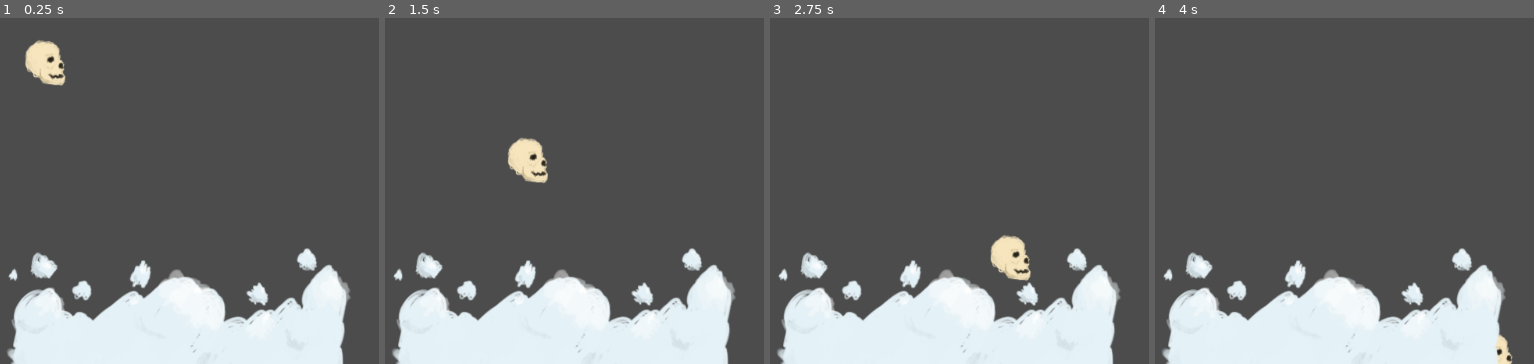
Above: before the commit, frames 1-4 (left to right).
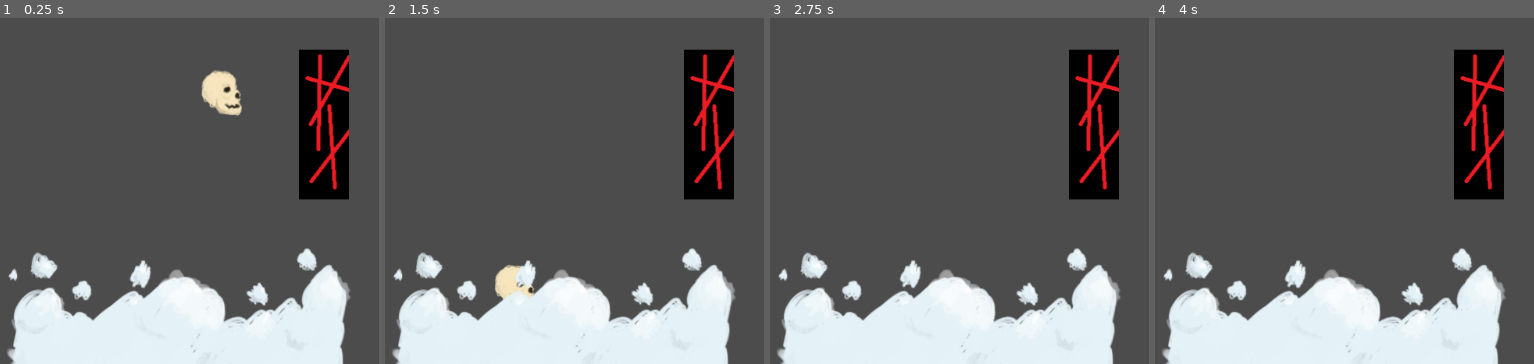
Above: after the commit, the same moments.

Repository: 4X3L/sky-high
Game: Godot game, scene res://Game.tscn
Same seed, same stepped clock (60 frames per second), same inputs: the game is played once before the commit and once after it.
Inputs:
- Up to frame 1 (0.25 s): no input
- Up to frame 2 (1.5 s): no input
- Up to frame 3 (2.75 s): no input
- Up to frame 4 (4 s): no input

The runs differ from the first frame. In frame 1, 7.8% of the frame differs, in the area x 6-93%, y 6-53%; in frame 2, 7.4%; in frame 3, 6.8%; in frame 4, 6.0%.

Commit message:
Added walls and colision checking

Diff:
--- a/Game.tscn
+++ b/Game.tscn
@@ -1,12 +1,20 @@
-[gd_scene load_steps=3 format=2]
+[gd_scene load_steps=4 format=2]
 
 [ext_resource path="res://Player.tscn" type="PackedScene" id=1]
 [ext_resource path="res://Platform.tscn" type="PackedScene" id=2]
+[ext_resource path="res://Wall.tscn" type="PackedScene" id=3]
 
 [node name="Node2D" type="Node2D"]
 
 [node name="Node2D" parent="." instance=ExtResource( 1 )]
-position = Vector2( 400.465, 189.21 )
+position = Vector2( 601.306, 202.669 )
 
-[node name="Platform" parent="." instance=ExtResource( 2 )]
+[node name="Platform" parent="." groups=[
+"Platforms",
+] instance=ExtResource( 2 )]
 position = Vector2( 601.241, 492.345 )
+
+[node name="Wall" parent="." groups=[
+"Walls",
+] instance=ExtResource( 3 )]
+position = Vector2( 782.498, 293.139 )
--- a/Player.gd
+++ b/Player.gd
@@ -2,27 +2,28 @@
 
 # https://docs.godotengine.org/en/stable/classes/class_node2d.html
 # https://docs.godotengine.org/en/stable/tutorials/physics/using_kinematic_body_2d.html
+# https://docs.godotengine.org/en/stable/getting_started/step_by_step/scripting_continued.html#groups
 
+# Our velocity
+const velocity = Vector2(0, 0)
 
-# Declare member variables here. Examples:
-# var a = 2
-# var b = "text"
-
-const velocity = Vector2(100, 100)
-
-
-# Called when the node enters the scene tree for the first time.
 func _ready():
-	pass # Replace with function body.
+	velocity[0] = 200
+	velocity[1] = 200
 
 
 # Called every frame. 'delta' is the elapsed time since the previous frame.
 func _process(delta):
+	# Update the position of the player and check for collisions
 	var collision_data = move_and_collide(velocity * delta)
 
 	if collision_data:
-		print("I hit ", collision_data.collider.name)
-		velocity[1] = - velocity[1]
+		var groups = collision_data.collider.get_groups()
 
-	#position[0] = position[0] + ( xVelocity * delta )
-	#position[1] = position[1] + ( yVelocity * delta )
+		# Did we hit a platform or a wall?
+		if "Platforms" in groups:
+			print("Platform found!")
+			# TODO add platform code
+		elif "Walls" in groups:
+			print("Wall found!")
+			velocity[0] = - velocity[0]
--- /dev/null
+++ b/Wall.tscn
@@ -0,0 +1,14 @@
+[gd_scene load_steps=3 format=2]
+
+[ext_resource path="res://wall_temp.png" type="Texture" id=1]
+
+[sub_resource type="RectangleShape2D" id=1]
+
+[node name="Wall" type="StaticBody2D"]
+
+[node name="Sprite" type="Sprite" parent="."]
+texture = ExtResource( 1 )
+
+[node name="CollisionShape2D" type="CollisionShape2D" parent="."]
+scale = Vector2( 3.228, 9.594 )
+shape = SubResource( 1 )
Binary file added: wall_temp.png
Not shown, added: wall_temp.png.import
